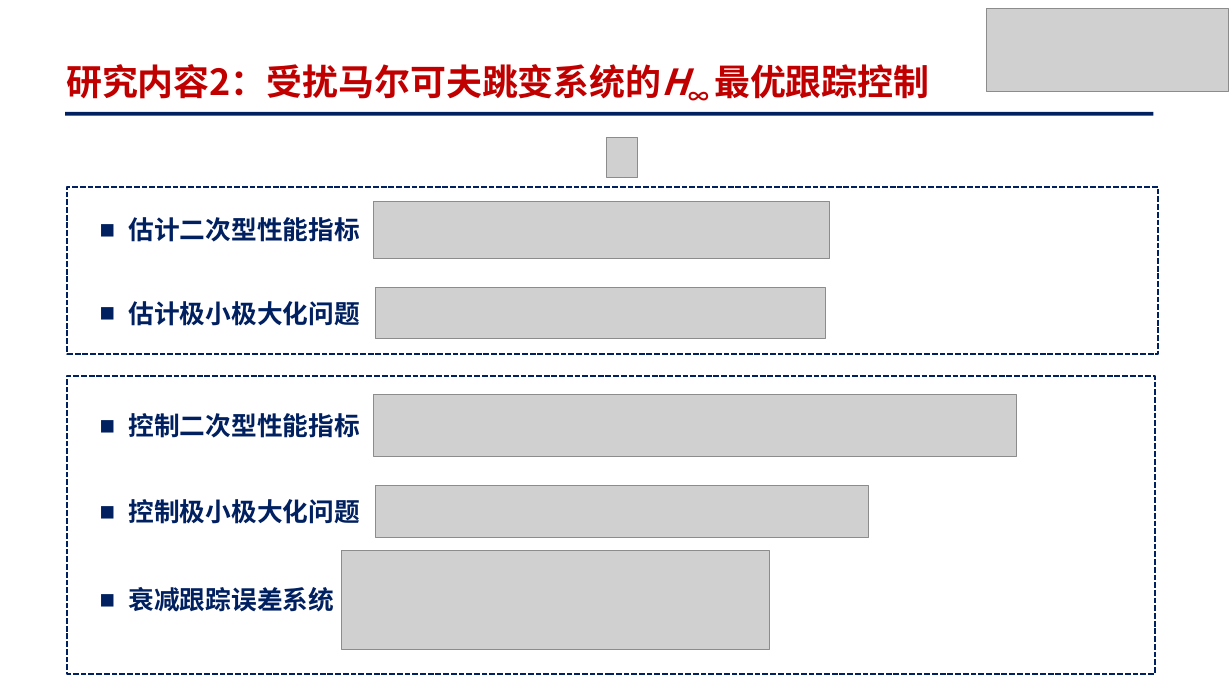
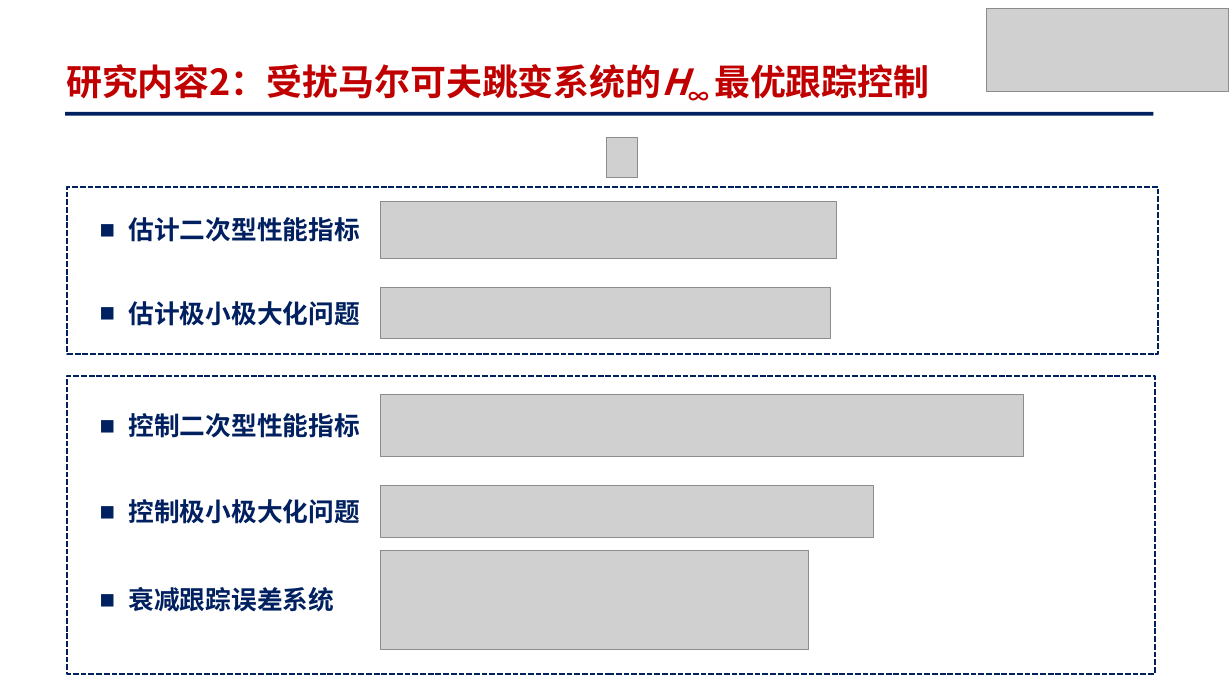
Before and after one commit to yck0609/master-thesis, a slide deck: slide 18 of 文件/学位申请相关表格/PPT/基于策略迭代的马尔可夫跳变系统最优跟踪控制_姚才康.pptx. Drawn at 1232x693 pixels with LibreOffice and Linux fonts; fonts in the diff are those of the drawing; grey boxes stand for pictures. Boxes give left, top, right and bottom in pixels: in the first picture for what was removed or moved away, otherwise in the second. Text is boxed around its words. In the diff, an @@ line names an element or a change of style, - is before the commit and + after.

```diff
--- a/文件/学位申请相关表格/PPT/基于策略迭代的马尔可夫跳变系统最优跟踪控制_姚才康.pptx
+++ b/文件/学位申请相关表格/PPT/基于策略迭代的马尔可夫跳变系统最优跟踪控制_姚才康.pptx
@@ picture moved from (x1=373, y1=201, x2=829, y2=259) to (x1=381, y1=201, x2=836, y2=259) @@
@@ picture moved from (x1=376, y1=287, x2=826, y2=338) to (x1=381, y1=287, x2=831, y2=338) @@
@@ picture moved from (x1=373, y1=395, x2=1016, y2=457) to (x1=381, y1=395, x2=1023, y2=457) @@
@@ picture moved from (x1=376, y1=486, x2=869, y2=537) to (x1=381, y1=486, x2=873, y2=537) @@
@@ picture moved from (x1=342, y1=551, x2=769, y2=650) to (x1=381, y1=551, x2=808, y2=650) @@
```
Also in this commit, not shown: 11 other slides changed, 35 other files.
